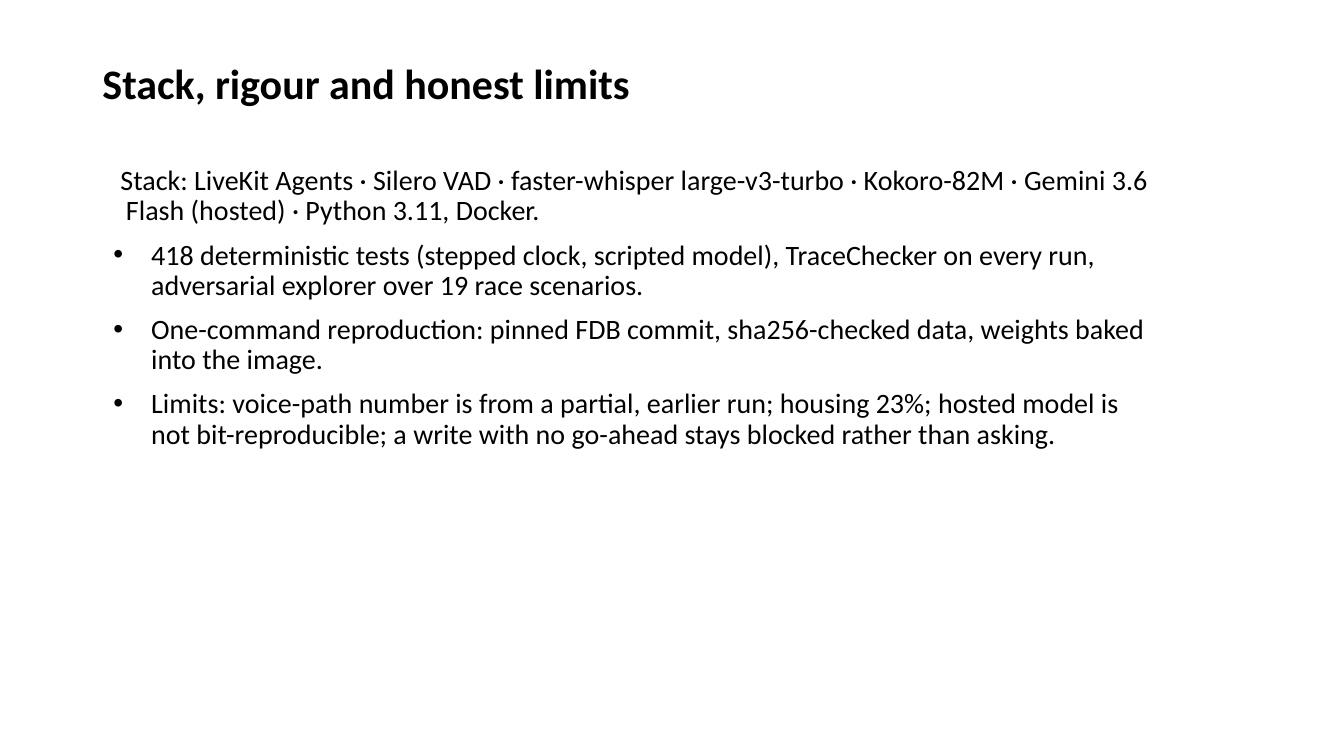
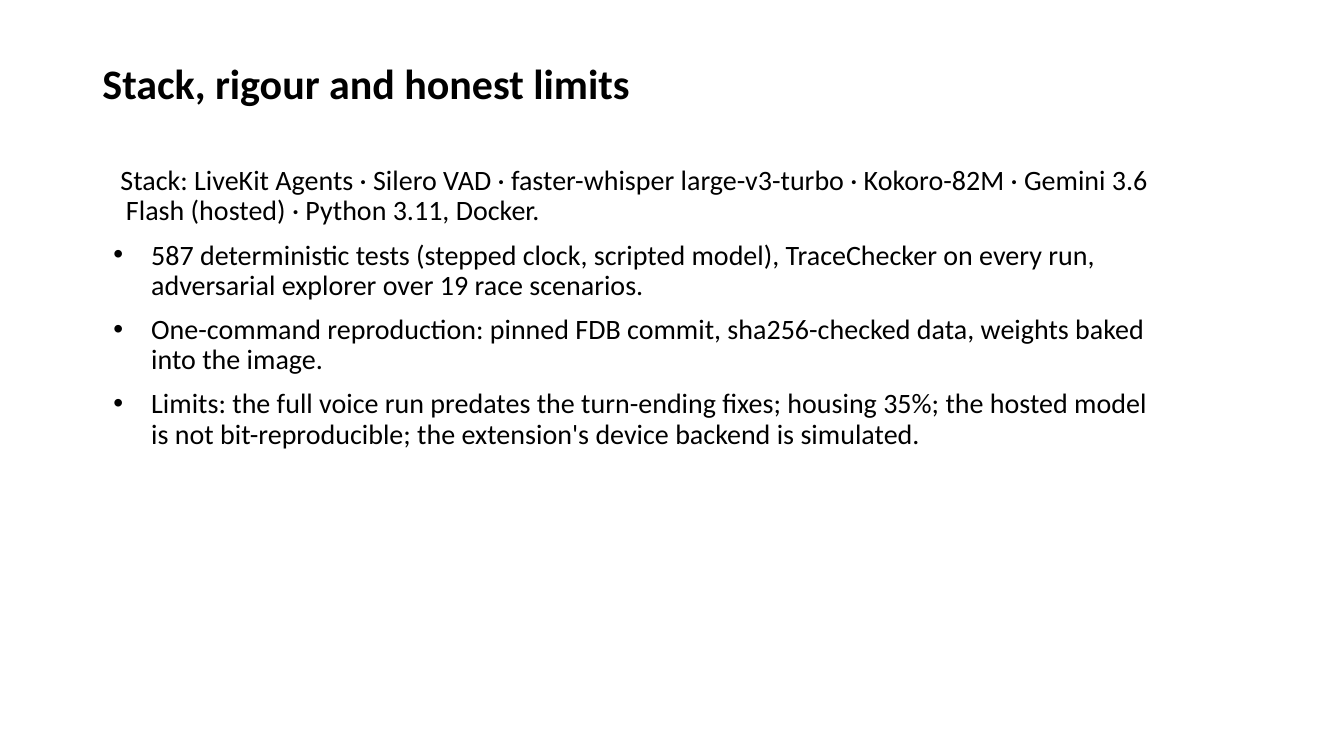
Before and after one commit to AdithyaSanthosh-P/Janus, a slide deck: slide 7 of docs/deck/Janus_Submission.pptx. Drawn at 1344x756 pixels with LibreOffice and Linux fonts; fonts in the diff are those of the drawing. Boxes give left, top, right and bottom in pixels: in the first picture for what was removed or moved away, otherwise in the second. Text is boxed around its words. In the diff, an @@ line names an element or a change of style, - is before the commit and + after.

```diff
--- a/docs/deck/Janus_Submission.pptx
+++ b/docs/deck/Janus_Submission.pptx
@@ text at bbox=[151, 244, 1094, 300]: text changed @@
-• 418 deterministic tests (stepped clock, scripted model), TraceChecker on every run, adversarial explorer over 19 race scenarios.
+• 587 deterministic tests (stepped clock, scripted model), TraceChecker on every run, adversarial explorer over 19 race scenarios.
@@ text at bbox=[151, 393, 1146, 449]: text changed @@
-• Limits: voice-path number is from a partial, earlier run; housing 23%; hosted model is not bit-reproducible; a write with no go-ahead stays blocked rather than asking.
+• Limits: the full voice run predates the turn-ending fixes; housing 35%; the hosted model is not bit-reproducible; the extension's device backend is simulated.
```
Also in this commit, not shown: 3 other slides changed, 13 other files.
